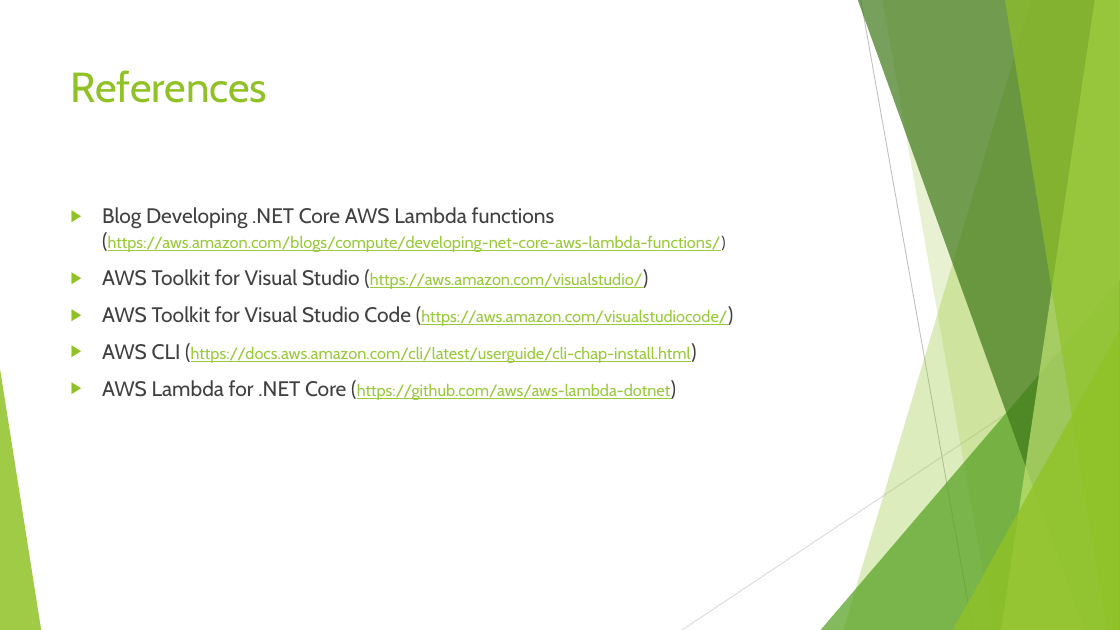
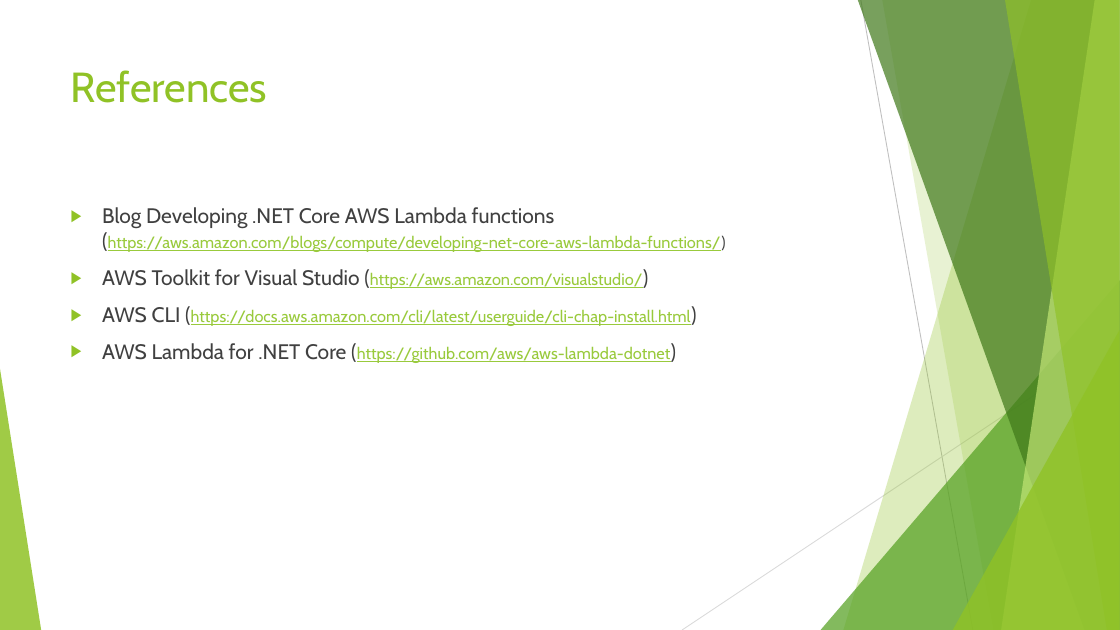
Before and after one commit to thangtran76/lambda-function, a slide deck: slide 16 of AWS Lambda Function.pptx. Drawn at 1120x630 pixels with LibreOffice and Linux fonts; fonts in the diff are those of the drawing. Boxes give left, top, right and bottom in pixels: in the first picture for what was removed or moved away, otherwise in the second. Text is boxed around its words. In the diff, an @@ line names an element or a change of style, - is before the commit and + after.

```diff
--- a/AWS Lambda Function.pptx
+++ b/AWS Lambda Function.pptx
@@ text at [102,306,727,326]: paragraph removed @@
-▶ AWS Toolkit for Visual Studio Code (https://aws.amazon.com/visualstudiocode/)
```
Also in this commit, not shown: 3 other slides changed.
